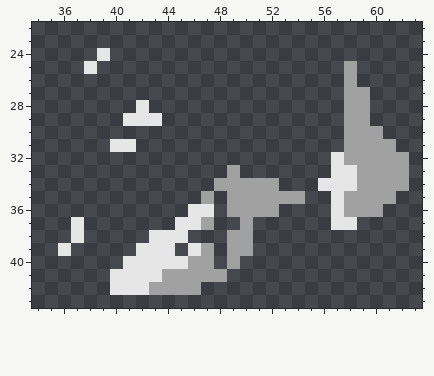
File history of a sprite sheet, Images/TileSets/HexaRealm/Units/Knight-2.png. Above, as it was before the edit.
The file is 64x66 pixels. Shown: x 34..63, y 22..43.
Now the later version:
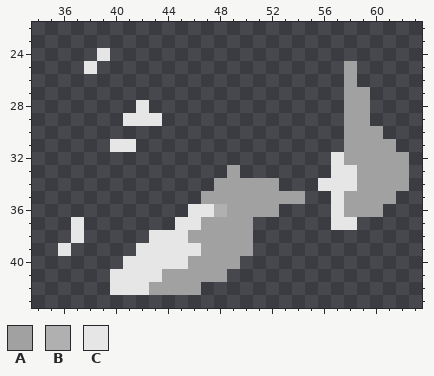
Palette (. is transparent): A #a1a1a1  B #b0b0b0  C #e6e6e6
Edits made:
{"y":35,"x":48,"old":".","new":"A"}
{"y":36,"x":48,"old":".","new":"B"}
{"y":37,"x":48,"old":"..","new":"AA"}
{"y":38,"x":46,"old":"...","new":"AAA"}
{"y":39,"x":45,"old":".","new":"C"}
{"y":39,"x":48,"old":".","new":"A"}
{"y":40,"x":48,"old":".","new":"A"}
{"label":"added","picture_box":[175,191,240,269]}
